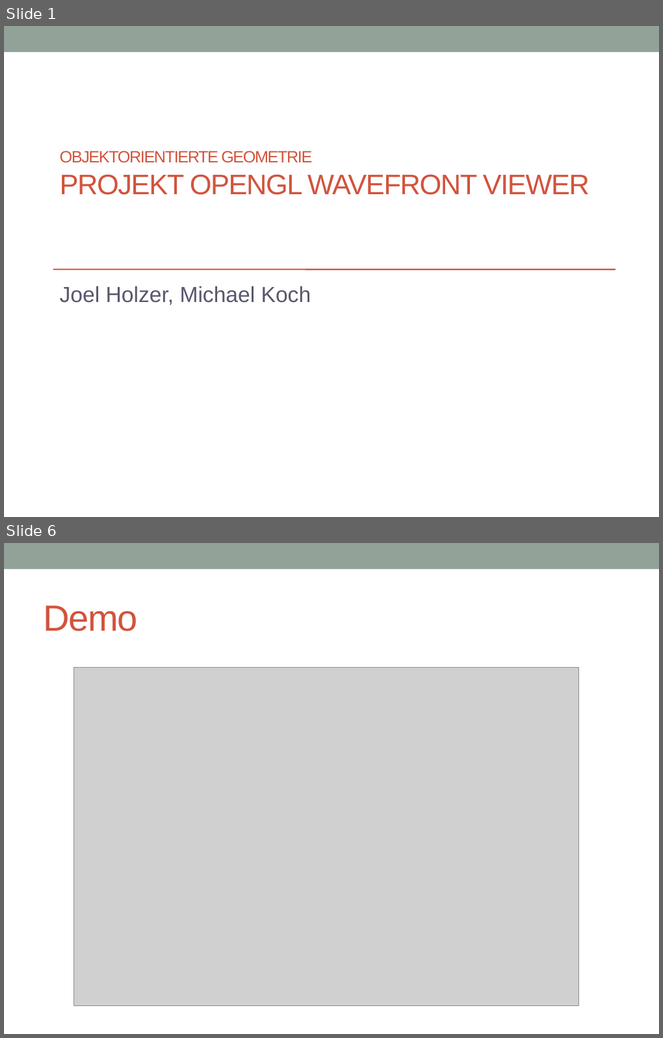
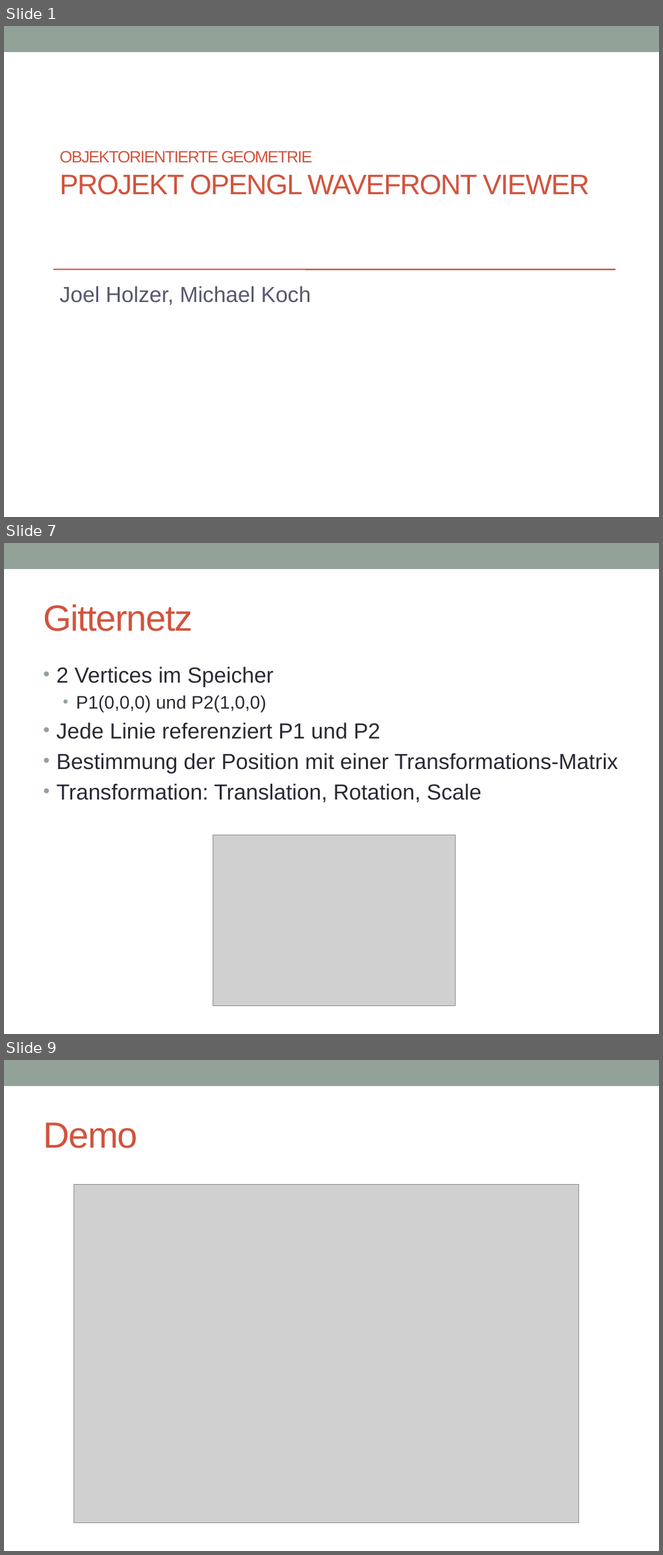
Before and after one commit to joe1990/OpenGl3DModelViewer, a slide deck: präsi-projekt-obj-geom.pptx. Shown one above the other, each under a label of ours: slides 1 and 6 before the commit, slides 1, 7 and 9 after it; the slides between them are not shown. The pictures are 663x1038 and 663x1555 pixels, drawn with LibreOffice and Linux fonts; fonts in the diff are those of the drawing; grey boxes stand for pictures. Boxes give left, top, right and bottom in pixels: in the first picture for what was removed or moved away, otherwise in the second. Text is boxed around its words. In the diff, an @@ line names an element or a change of style, - is before the commit and + after.

```diff
--- a/präsi-projekt-obj-geom.pptx
+++ b/präsi-projekt-obj-geom.pptx
@@ slide 7 added at bbox=[4, 543, 659, 1034], background #FFFFFF; not listed: 1 template element that a slide beside it also shows @@
@@ title added at bbox=[43, 604, 192, 631], 40 pt, text #D2533C @@
+Gitternetz
@@ text added at bbox=[57, 667, 618, 803], 24 pt, text #292934 @@
+• 2 Vertices im Speicher
+  • P1(0,0,0) und P2(1,0,0)
+• Jede Linie referenziert P1 und P2
+• Bestimmung der Position mit einer Transformations-Matrix
+• Transformation: Translation, Rotation, Scale
@@ picture added at bbox=[213, 835, 456, 1006] @@
@@ what was slide 6 is now slide 9 @@
```
Also in this commit, not shown: 2 slides changed, 4 other slides added, 2 slides removed.
